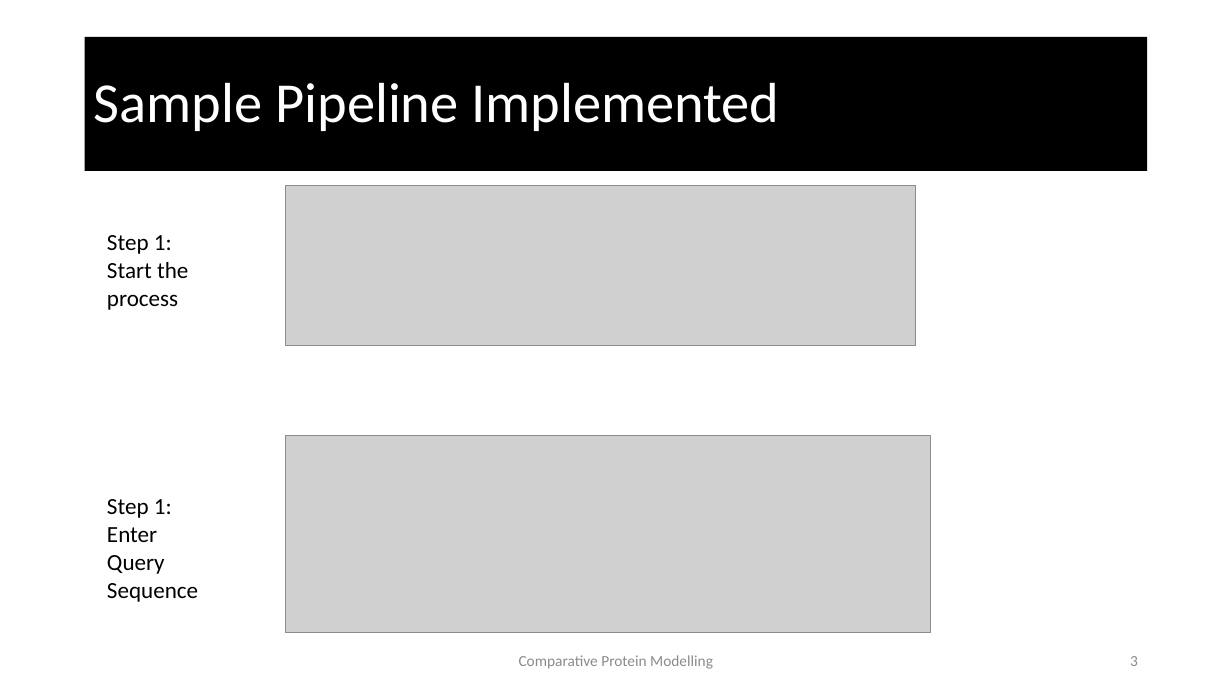
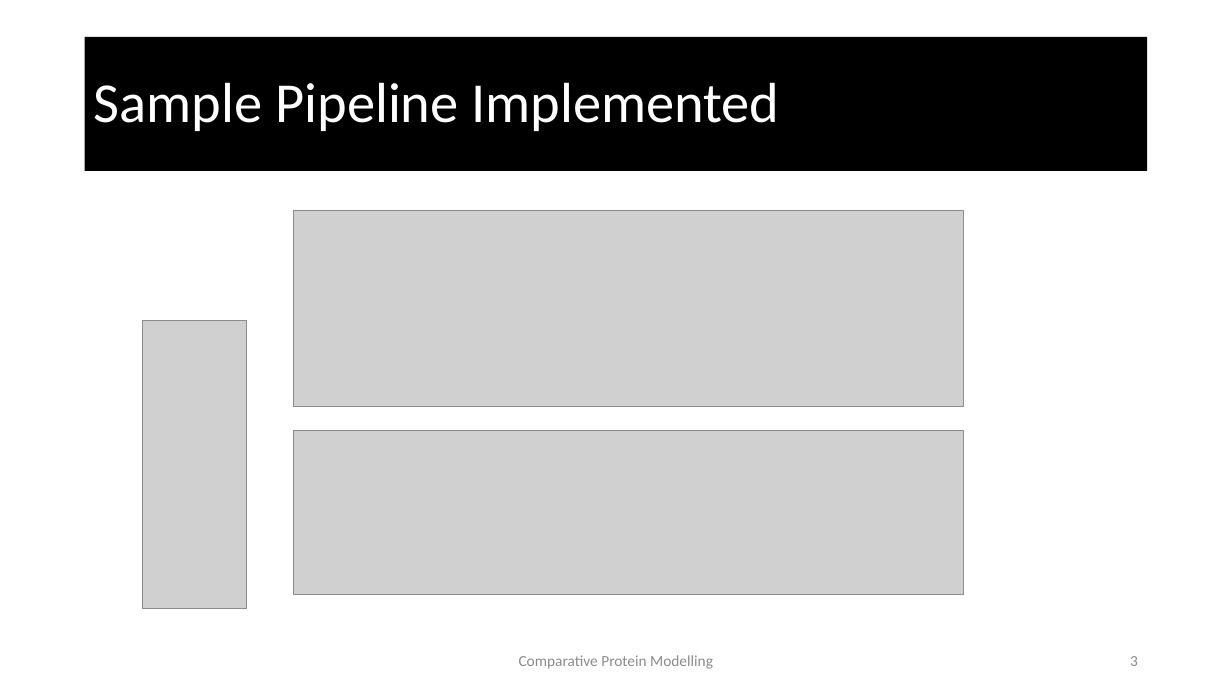
Before and after one commit to SaiManikanta23/Comparative-Protein-Modelling, a slide deck: slide 3 of ComparativeProteinSequence.pptx. Drawn at 1232x693 pixels with LibreOffice and Linux fonts; fonts in the diff are those of the drawing; grey boxes stand for pictures. Boxes give left, top, right and bottom in pixels: in the first picture for what was removed or moved away, otherwise in the second. Text is boxed around its words. In the diff, an @@ line names an element or a change of style, - is before the commit and + after.

```diff
--- a/ComparativeProteinSequence.pptx
+++ b/ComparativeProteinSequence.pptx
@@ picture removed at <box>286,186,915,346</box> @@
@@ text removed at <box>107,235,188,310</box> @@
-Step 1: Start the process
@@ picture: place and size @@
-picture at <box>286,436,931,633</box>
+picture at <box>294,210,964,407</box>
@@ picture added at <box>142,321,246,608</box> @@
@@ picture added at <box>294,431,964,594</box> @@
@@ text removed at <box>107,499,198,602</box> @@
-Step 1: Enter Query Sequence
```
Also in this commit, not shown: 5 other slides changed, 1 slide added.
